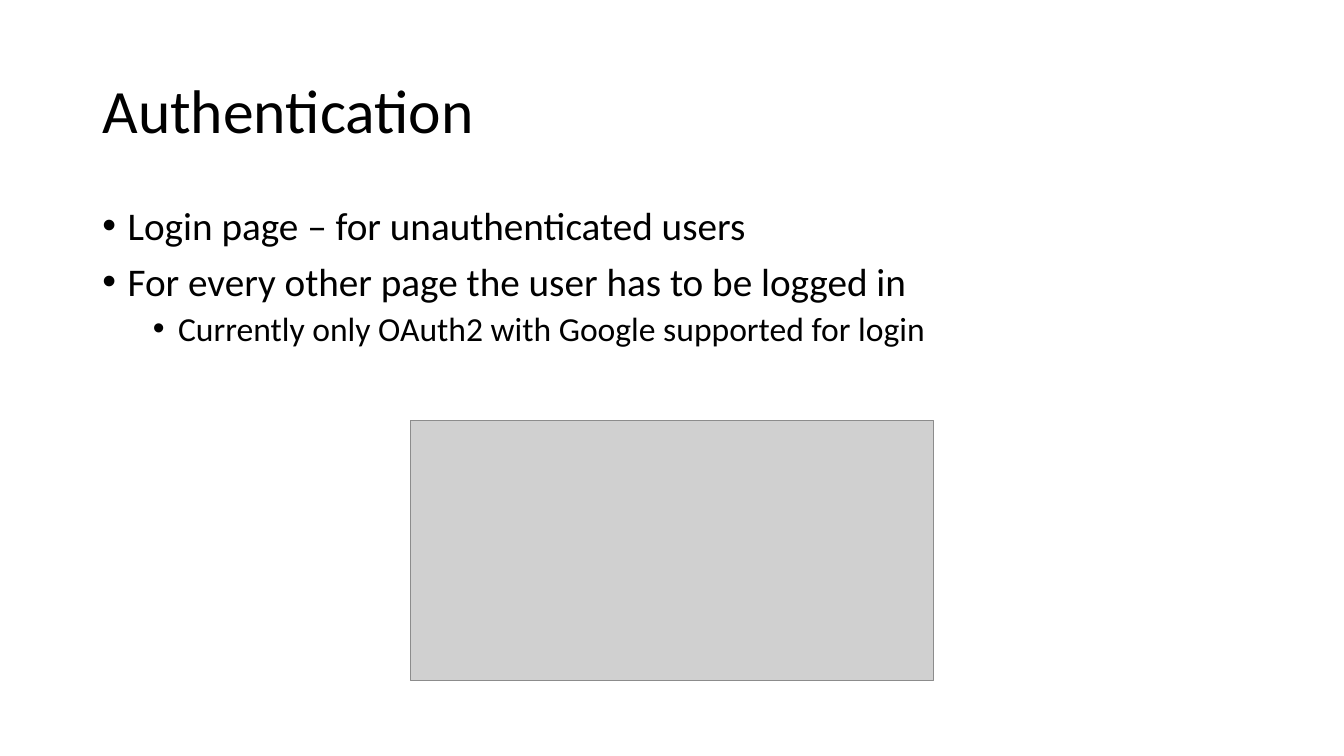
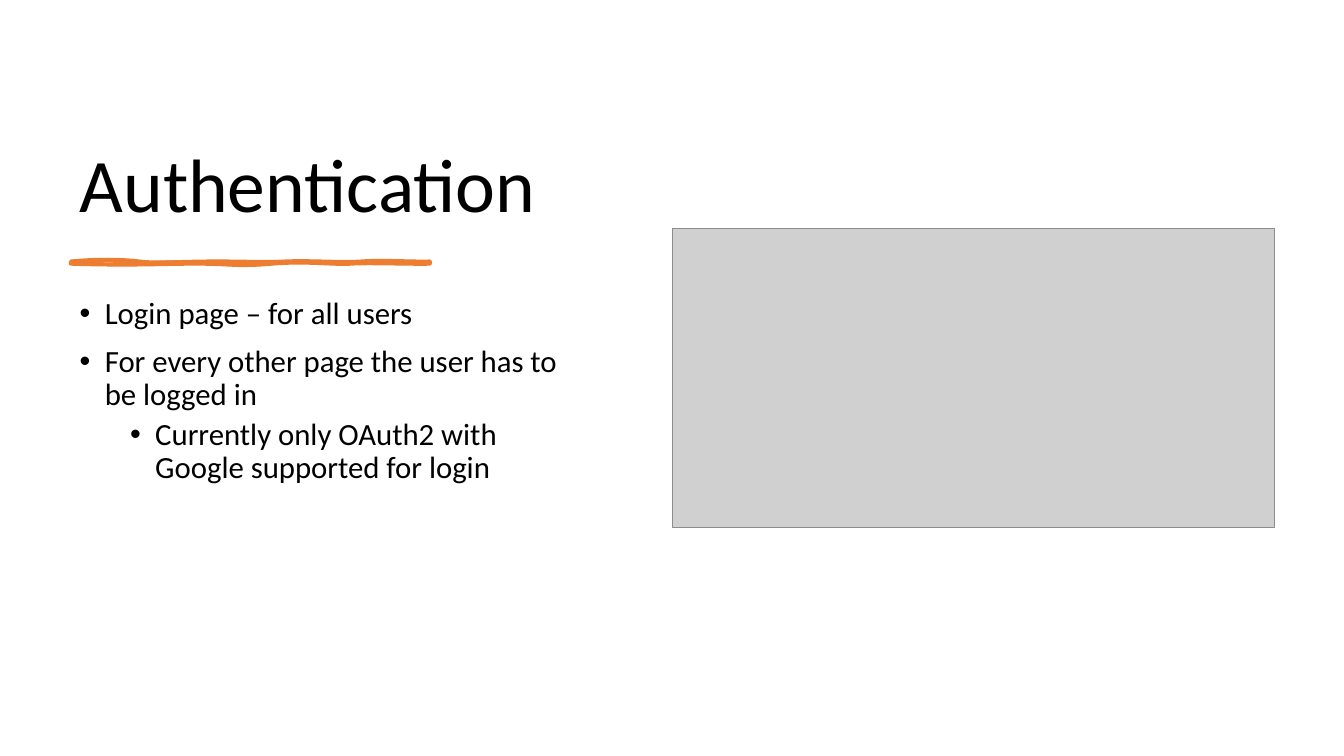
Before and after one commit to vladoiliev02/online-store, a slide deck: slide 4 of presentation.pptx. Drawn at 1344x756 pixels with LibreOffice and Linux fonts; fonts in the diff are those of the drawing; grey boxes stand for pictures. Boxes give left, top, right and bottom in pixels: in the first picture for what was removed or moved away, otherwise in the second. Text is boxed around its words. In the diff, an @@ line names an element or a change of style, - is before the commit and + after.

Commit message:
Style presentation

```diff
--- a/presentation.pptx
+++ b/presentation.pptx
@@ title "Authentication": place and size @@
-title "Authentication" at [102, 90, 473, 134]
+title "Authentication" at [80, 159, 536, 213]
@@ title "Authentication" at [80, 159, 536, 213]: size 44 to 54 pt; vertical alignment middle to bottom @@
@@ picture: place and size @@
-picture at [410, 420, 934, 682]
+picture at [673, 229, 1274, 528]
@@ freeform shape added at [71, 262, 430, 264], fill #ED7D31, outline #ED7D31 3 pt @@
@@ text "Login page – for all ...": place and size @@
-text "Login page – for all ..." at [128, 212, 925, 347]
+text "Login page – for all ..." at [105, 302, 556, 484]
@@ text at [105, 302, 413, 330]: text changed; size 28 to 22 pt @@
-• Login page – for unauthenticated users
+• Login page – for all users
@@ text at [105, 350, 556, 484]: size 28 to 22 pt in "For every other page the user has ..."; size 24 to 22 pt in "Currently only OAuth2 with Google supported for ..." @@
```
Also in this commit, not shown: 7 other slides changed.
